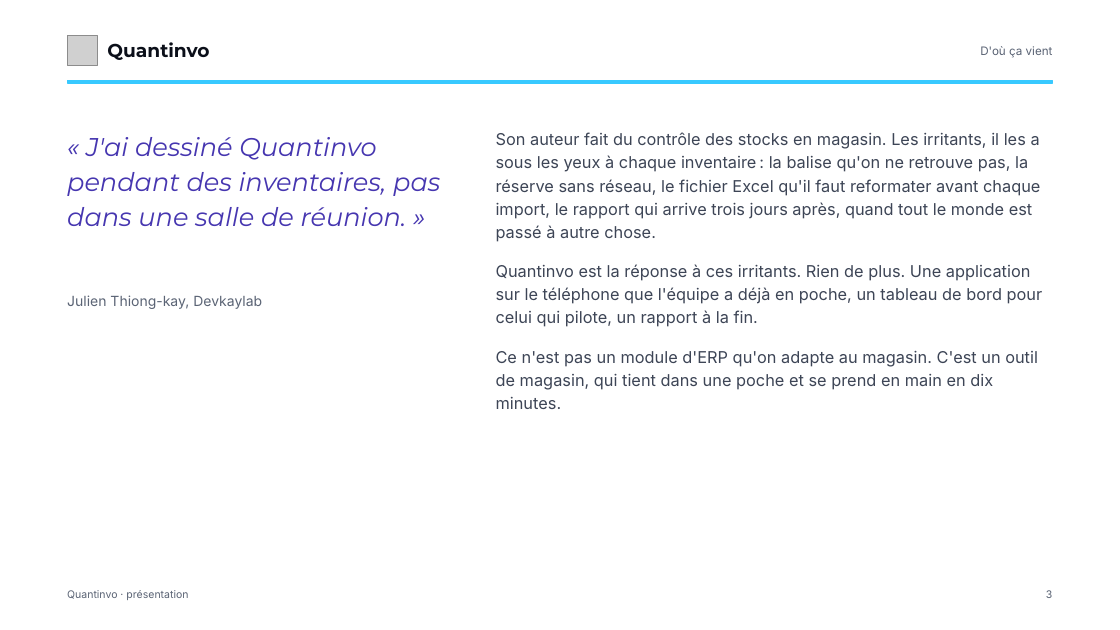
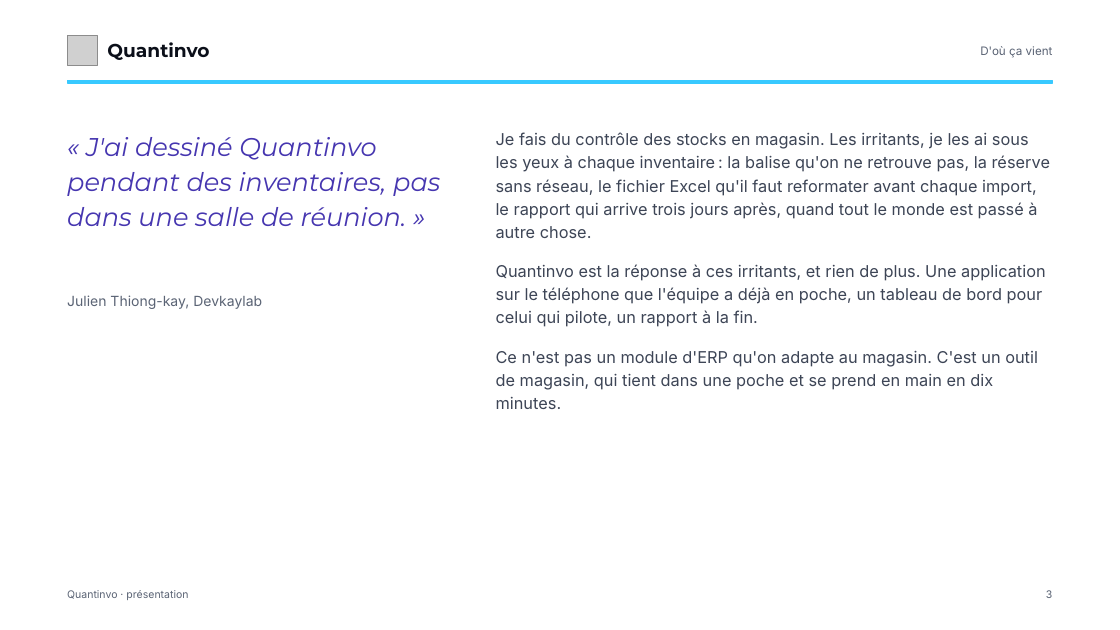
Before and after one commit to devkaylab/Inventaire, a slide deck: slide 3 of docs/entreprise/deck/Quantinvo-presentation-marque.pptx. Drawn at 1120x630 pixels with LibreOffice and Linux fonts; fonts in the diff are those of the drawing; grey boxes stand for pictures. Boxes give left, top, right and bottom in pixels: in the first picture for what was removed or moved away, otherwise in the second. Text is boxed around its words. In the diff, an @@ line names an element or a change of style, - is before the commit and + after.

```diff
--- a/docs/entreprise/deck/Quantinvo-presentation-marque.pptx
+++ b/docs/entreprise/deck/Quantinvo-presentation-marque.pptx
@@ text at [496, 132, 1050, 327]: text changed @@
-Son auteur fait du contrôle des stocks en magasin. Les irritants, il les a sous les yeux à chaque inventaire : la balise qu'on ne retrouve pas, la réserve sans réseau, le fichier Excel qu'il faut reformater avant chaque import, le rapport qui arrive trois jours après, quand tout le monde est passé à autre chose.
-Quantinvo est la réponse à ces irritants. Rien de plus. Une application sur le téléphone que l'équipe a déjà en poche, un tableau de bord pour celui qui pilote, un rapport à la fin.
+Je fais du contrôle des stocks en magasin. Les irritants, je les ai sous les yeux à chaque inventaire : la balise qu'on ne retrouve pas, la réserve sans réseau, le fichier Excel qu'il faut reformater avant chaque import, le rapport qui arrive trois jours après, quand tout le monde est passé à autre chose.
+Quantinvo est la réponse à ces irritants, et rien de plus. Une application sur le téléphone que l'équipe a déjà en poche, un tableau de bord pour celui qui pilote, un rapport à la fin.
```
Also in this commit, not shown: 5 other slides changed, 3 slides added, 1 slide removed, 25 other files.
